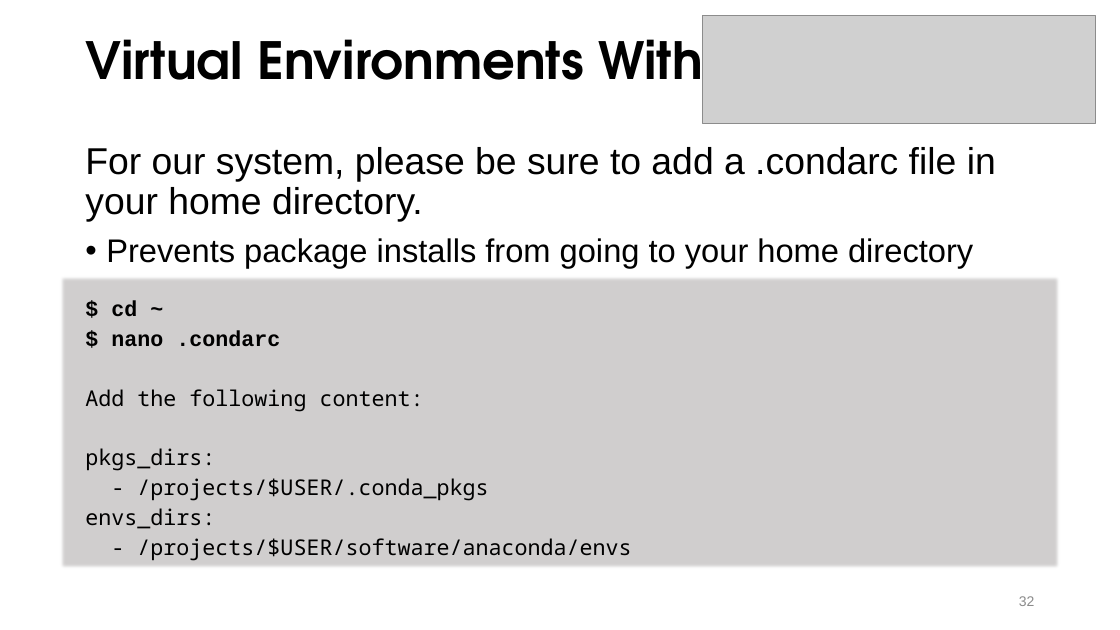
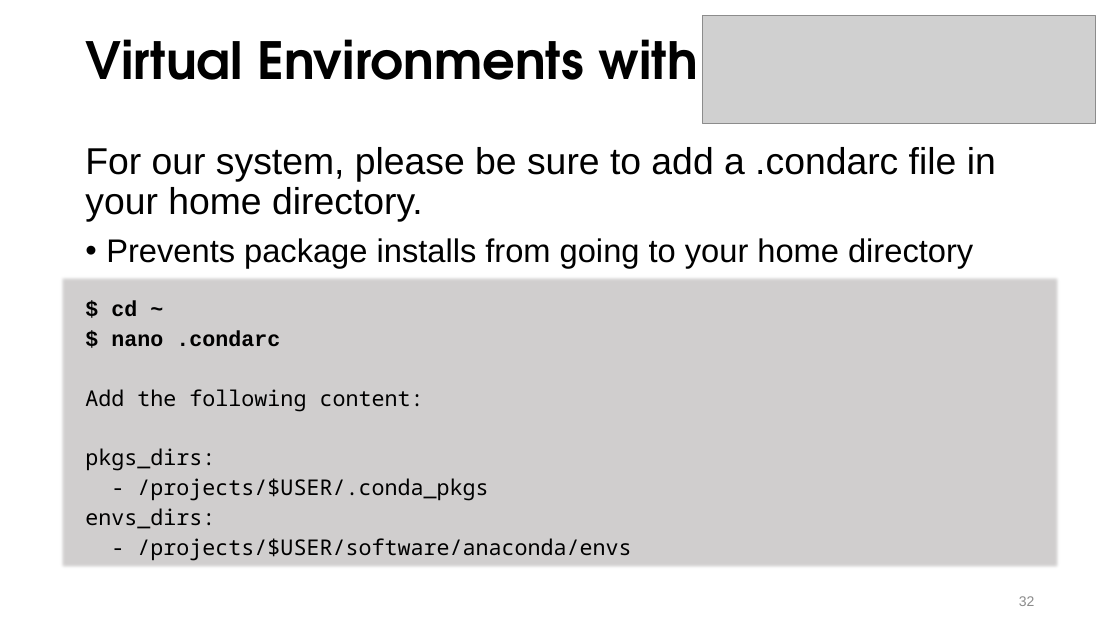
Before and after one commit to mohalkh5/hpc_fundamentals_micro_credential, a slide deck: slide 32 of installing_software/installing_software.pptx. Drawn at 1120x630 pixels with LibreOffice and Linux fonts; fonts in the diff are those of the drawing; grey boxes stand for pictures; background and template pictures are left out. Boxes give left, top, right and bottom in pixels: in the first picture for what was removed or moved away, otherwise in the second. Text is boxed around its words. In the diff, an @@ line names an element or a change of style, - is before the commit and + after.

```diff
--- a/installing_software/installing_software.pptx
+++ b/installing_software/installing_software.pptx
@@ title at (85, 39, 698, 80): text changed @@
-Virtual Environments With
+Virtual Environments with
```
Also in this commit, not shown: 8 other slides changed, 1 other file.
